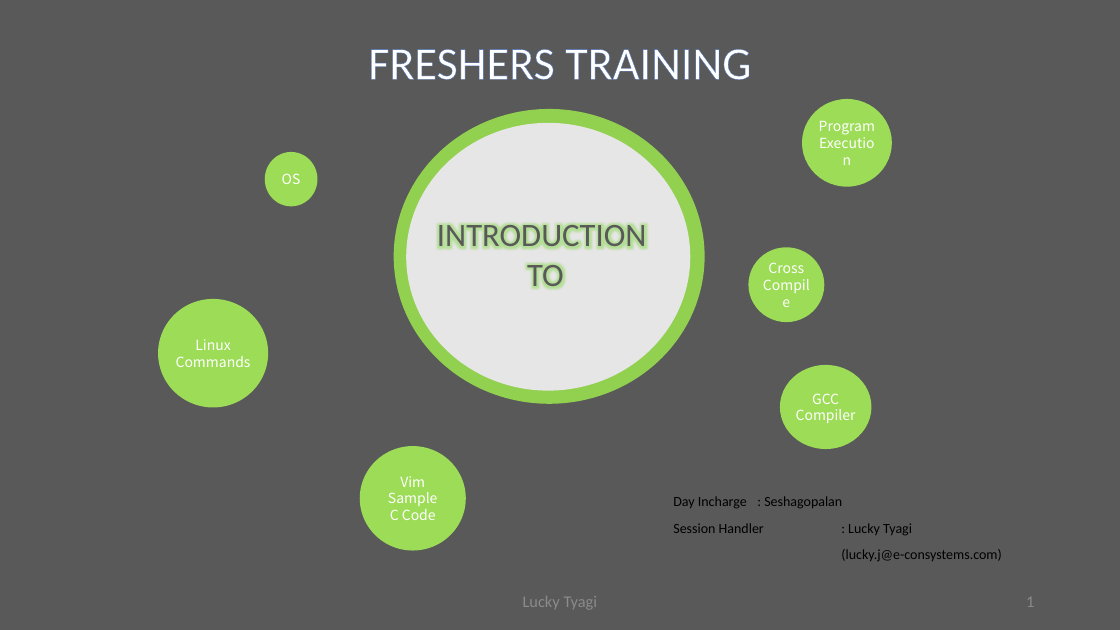
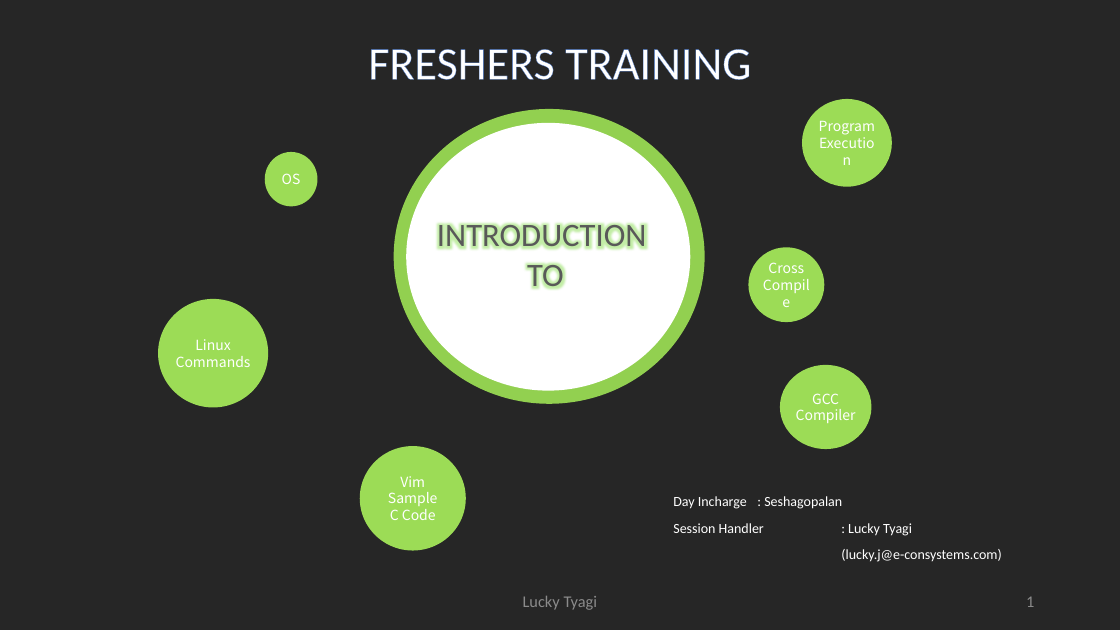
Before and after one commit to LuckyTyagi279/Misc, a slide deck: slide 1 of FRESHERS TRAINING.pptx. Drawn at 1120x630 pixels with LibreOffice and Linux fonts; fonts in the diff are those of the drawing. Boxes give left, top, right and bottom in pixels: in the first picture for what was removed or moved away, otherwise in the second. Text is boxed around its words. In the diff, an @@ line names an element or a change of style, - is before the commit and + after.

```diff
--- a/FRESHERS TRAINING.pptx
+++ b/FRESHERS TRAINING.pptx
@@ background #595959 to #262626 @@
@@ ellipse at <box>407,123,691,391</box>: fill #E7E6E6 to #FFFFFF @@
@@ text "Day Incharge : Seshagopalan" at <box>673,496,1001,562</box>: text colour #000000 to #FFFFFF @@
```
Also in this commit, not shown: 9 other slides changed, 18 slides added.
